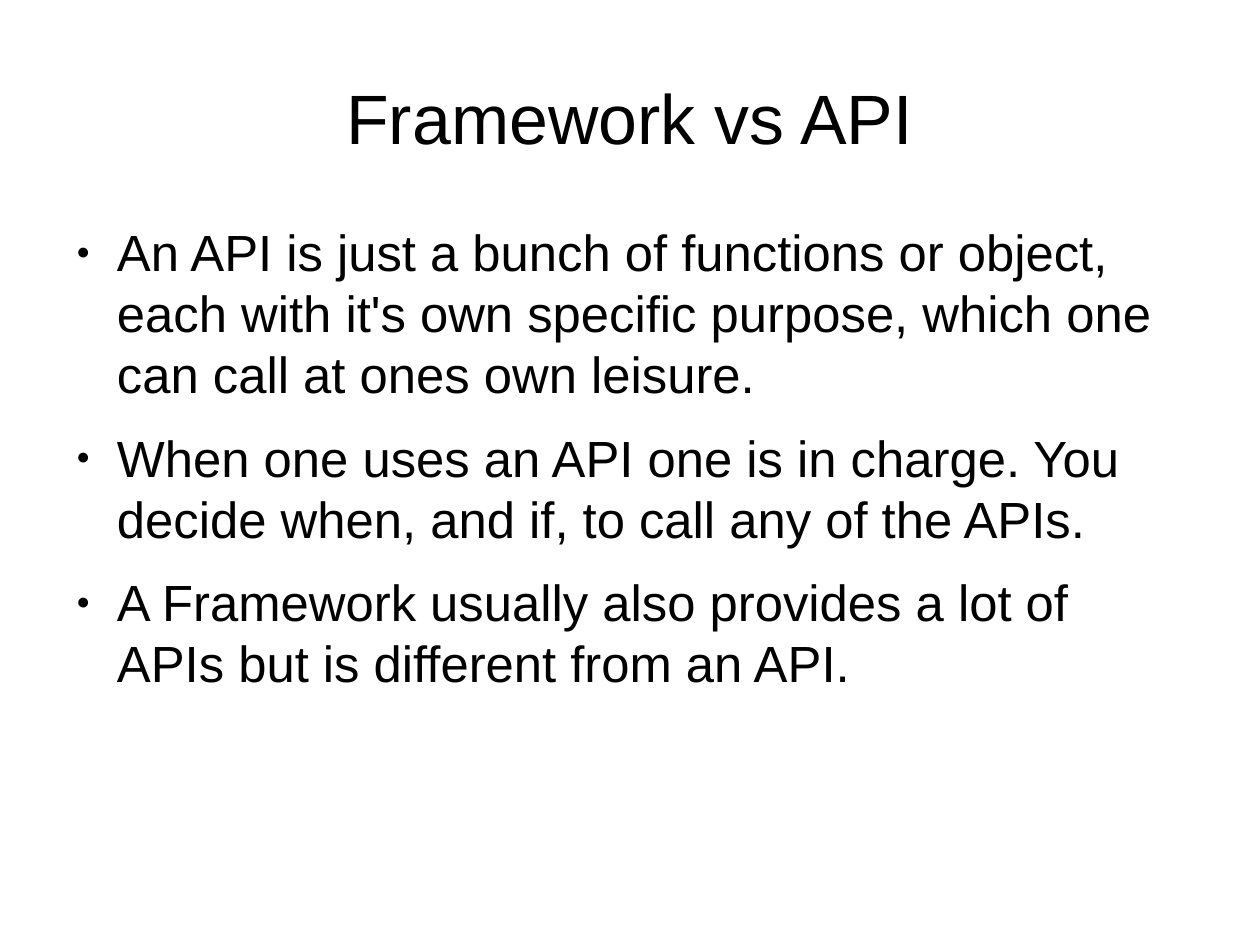
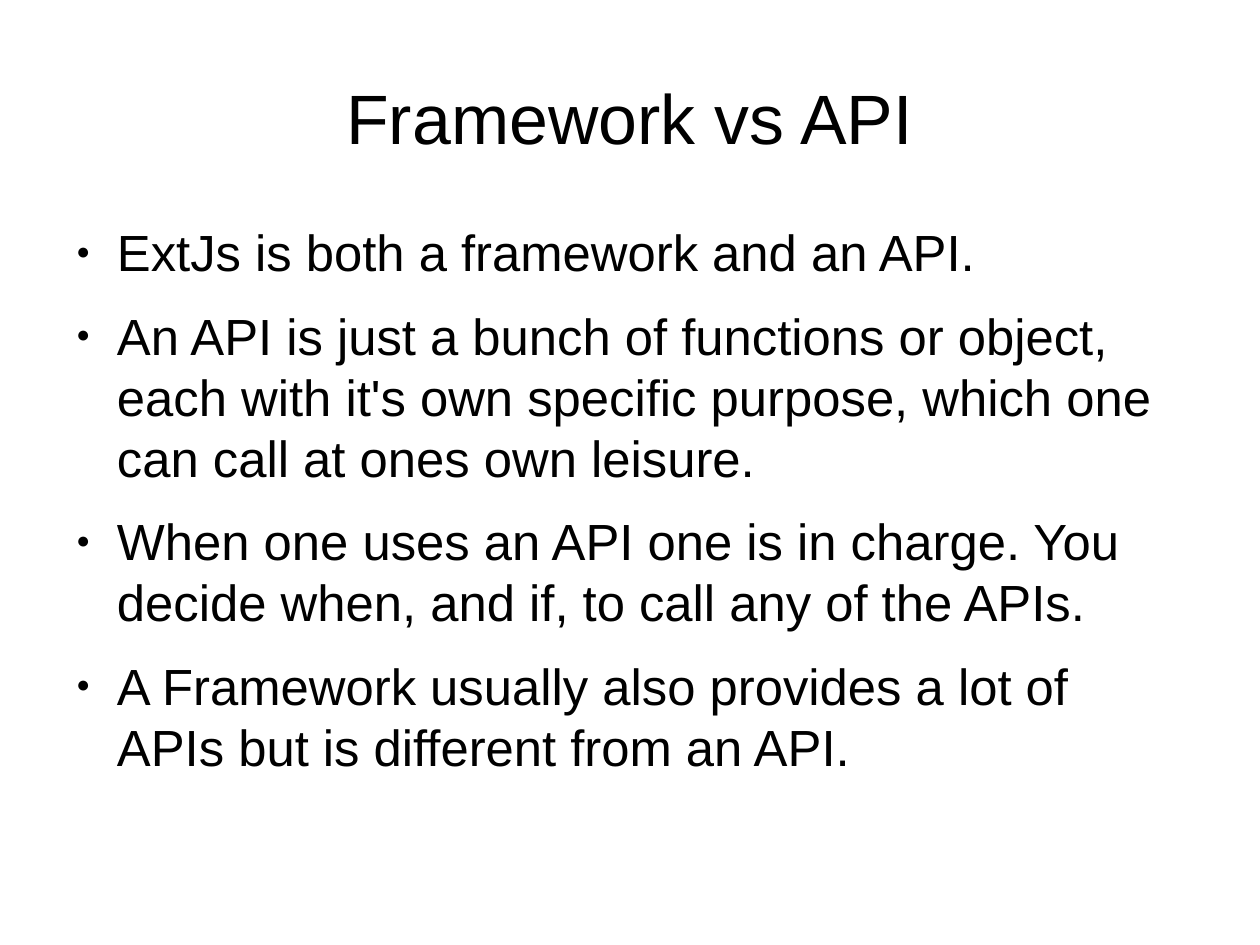
Before and after one commit to veltzer/demos, a slide deck: slide 8 of javascript/extjs/doc/extjs_intro.odp. Drawn at 1260x945 pixels with LibreOffice and Linux fonts; fonts in the diff are those of the drawing. Boxes give left, top, right and bottom in pixels: in the first picture for what was removed or moved away, otherwise in the second. Text is boxed around its words. In the diff, an @@ line names an element or a change of style, - is before the commit and + after.

Commit message:
more slides

```diff
--- a/javascript/extjs/doc/extjs_intro.odp
+++ b/javascript/extjs/doc/extjs_intro.odp
@@ text at (x1=117, y1=234, x2=975, y2=272): paragraph added @@
+● ExtJs is both a framework and an API.
```
Also in this commit, not shown: 1 slide added.
